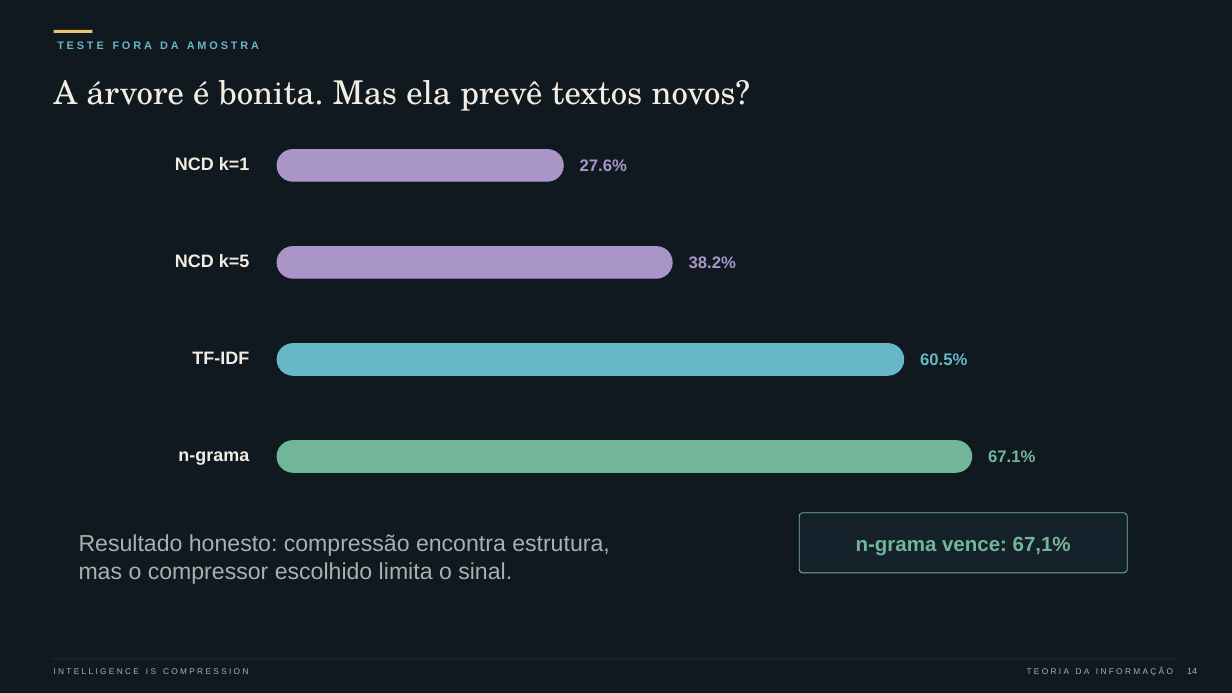
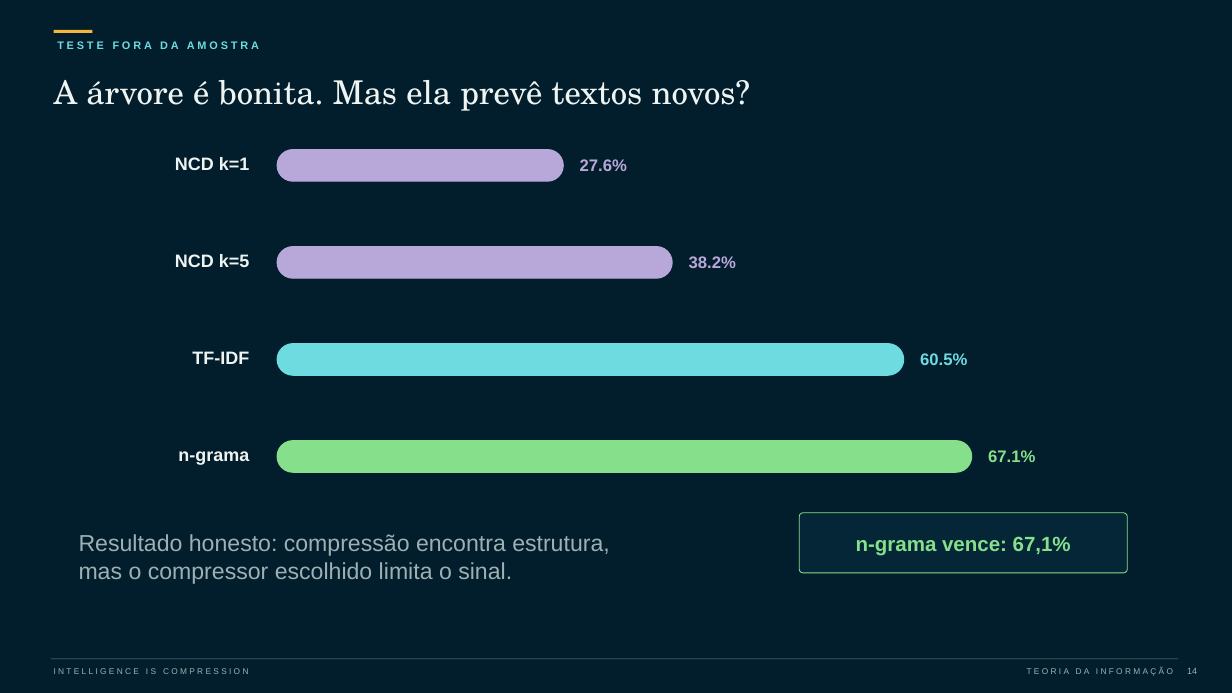
Before and after one commit to QueirozzMath/intelligence-is-compression, a slide deck: slide 14 of deliverables/intelligence_is_compression_20min.pptx. Drawn at 1232x693 pixels with LibreOffice and Linux fonts; fonts in the diff are those of the drawing. Boxes give left, top, right and bottom in pixels: in the first picture for what was removed or moved away, otherwise in the second. Text is boxed around its words. In the diff, an @@ line names an element or a change of style, - is before the commit and + after.

```diff
--- a/deliverables/intelligence_is_compression_20min.pptx
+++ b/deliverables/intelligence_is_compression_20min.pptx
@@ background #101820 to #021D2B @@
@@ line (54, 31) - (92, 31): stroke #E8C56A 2.4 pt to #F5B73B 2.4 pt @@
@@ text "TESTE FORA DA AMOSTRA" at bbox=[57, 41, 259, 49]: text colour #67B7C7 to #6EDBE0 @@
@@ text "27.6%" at bbox=[580, 159, 627, 171]: text colour #A995C8 to #B7A8D9 @@
@@ rounded rectangle at bbox=[277, 150, 563, 181]: fill #A995C8 to #B7A8D9; outline #A995C8 1 pt to #B7A8D9 1 pt @@
@@ rounded rectangle at bbox=[277, 247, 672, 278]: fill #A995C8 to #B7A8D9; outline #A995C8 1 pt to #B7A8D9 1 pt @@
@@ text "38.2%" at bbox=[689, 256, 736, 268]: text colour #A995C8 to #B7A8D9 @@
@@ rounded rectangle at bbox=[277, 344, 904, 375]: fill #67B7C7 to #6EDBE0; outline #67B7C7 1 pt to #6EDBE0 1 pt @@
@@ text "60.5%" at bbox=[920, 353, 967, 365]: text colour #67B7C7 to #6EDBE0 @@
@@ text colour #F2EDE3 to #EEF4F2 in 5 elements at bbox=[54, 80, 751, 111], bbox=[175, 157, 250, 170], bbox=[175, 254, 250, 267], bbox=[192, 351, 249, 364], bbox=[178, 451, 249, 465] @@
@@ rounded rectangle at bbox=[277, 441, 972, 472]: fill #72B69A to #86DF8B; outline #72B69A 1 pt to #86DF8B 1 pt @@
@@ text "67.1%" at bbox=[988, 450, 1035, 462]: text colour #72B69A to #86DF8B @@
@@ text "n-grama vence: 67,1%" at bbox=[856, 536, 1071, 555]: text colour #72B69A to #86DF8B @@
@@ rounded rectangle at bbox=[799, 513, 1128, 573]: fill #16232C at 86% opacity to #052838 at 86% opacity; outline #72B69A 0.65 pt to #86DF8B 0.65 pt @@
@@ line (51, 659) - (1178, 659): stroke #31414A 0.45 pt to #6A8A94 0.45 pt @@
```
Also in this commit, not shown: 17 other slides changed, 19 other files.
